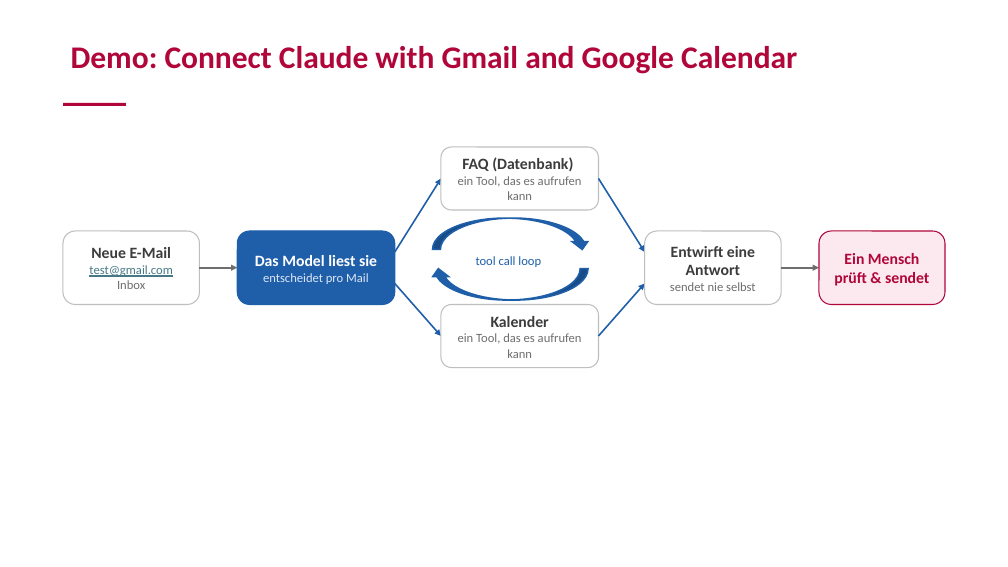
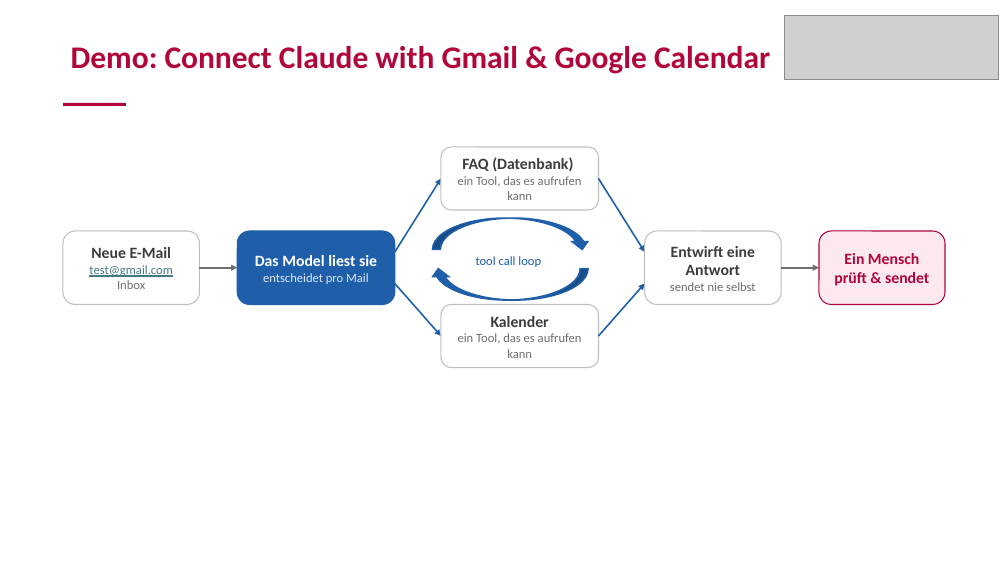
Before and after one commit to aihpi/workshop-mcp-mini, a slide deck: slide 14 of 01_slides/Presentation-MCP-Workshop_german.pptx (slide 13 before the commit). Drawn at 1008x567 pixels with LibreOffice and Linux fonts; fonts in the diff are those of the drawing; grey boxes stand for pictures. Boxes give left, top, right and bottom in pixels: in the first picture for what was removed or moved away, otherwise in the second. Text is boxed around its words. In the diff, an @@ line names an element or a change of style, - is before the commit and + after.

```diff
--- a/01_slides/Presentation-MCP-Workshop_german.pptx
+++ b/01_slides/Presentation-MCP-Workshop_german.pptx
@@ picture added at (785,15,999,79) @@
@@ title at (71,46,770,74): text changed @@
-Demo: Connect Claude with Gmail and Google Calendar
+Demo: Connect Claude with Gmail & Google Calendar
```
Also in this commit, not shown: 18 other slides changed, 3 slides added.
